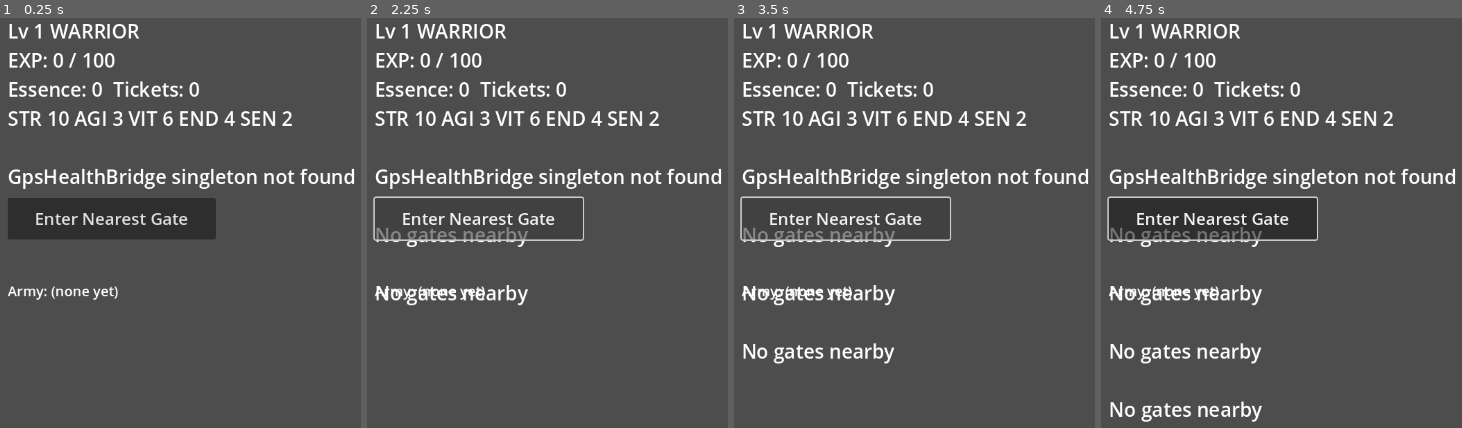
Above: before the commit, frames 1-4 (left to right).
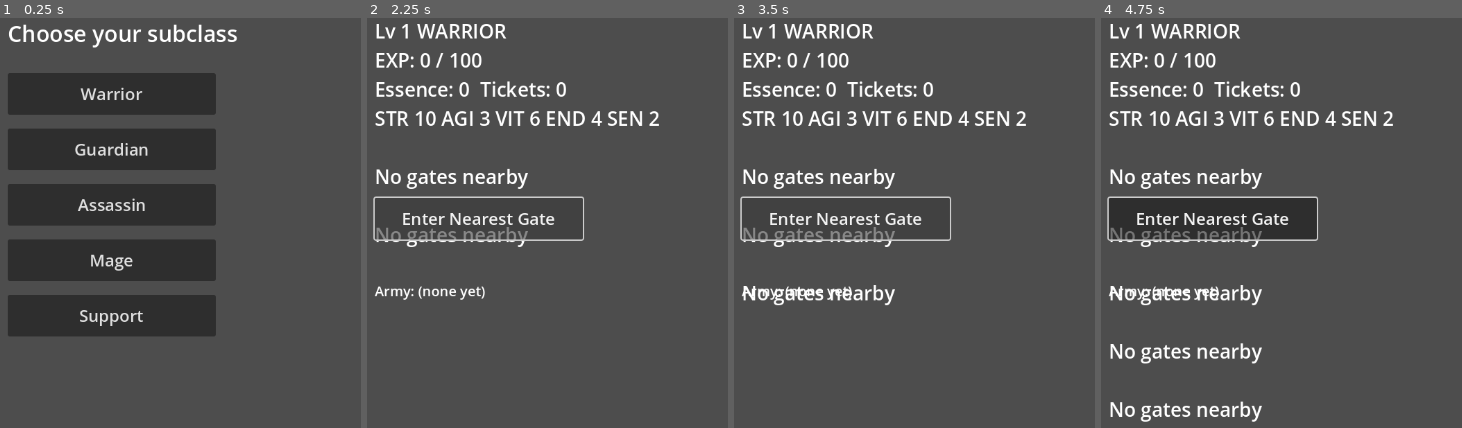
Above: after the commit, the same moments.

Repository: Luke-AI-Developments/HollowHunter
Game: Godot game, scene res://scenes/main.tscn
The game is run twice, just before and just after one commit, with the same random seed, the same clock (stepped at 60 frames per second) and the same inputs.
Inputs (mouse positions are in pixels of both pictures, inside the frame that each line leads up to):
- Up to frame 1 (0.25 s): no input
- Up to frame 2 (2.25 s): click (478, 95) at 0.5 s, where only the run after the commit has a clickable "Warrior"; click "Enter Nearest Gate" at 1.25 s; click "Enter Nearest Gate" at 2 s
- Up to frame 3 (3.5 s): click "Enter Nearest Gate" at 2.75 s
- Up to frame 4 (4.75 s): tap Enter at 3.5 s; move the mouse to (outside the picture) at 3.52 s; hold Shift 3.53-4.25 s; click (outside the picture) at 3.67 s; tap Space at 4.25 s; drag from (1321, 235) to (1440, 305) at 4.27 s

The runs differ from the first frame. In frame 1, 32% of the frame differs, in the area x 2-99%, y 1-78%; in frame 2, 2.4%; in frame 3, 2.5%; in frame 4, 2.2%.

Commit message:
Subclass picker + daily-EXP double-count guard
Double-count guard:
- core/hunter_state.gd: last_exp_date ("YYYY-MM-DD", device-local) +
  has_applied_exp_today()/mark_exp_applied(). Noted a real nuance in the
  comment: the native plugin's readTodaySteps()/readRecentWorkouts() use a
  rolling 24h window, not a calendar day, so this guard stops same-day
  relaunch double-counts but doesn't perfectly line up with that window --
  good enough for v0, not pretending otherwise.
- scenes/main.gd: checks the guard before applying, using
  Time.get_date_string_from_system().

Subclass picker:
- scenes/main.tscn: new SubclassPicker (5 buttons) shown only when no save
  file exists yet; existing UI moved under a GameUI container toggled
  alongside it. Subclass is permanent once chosen (design bible §21) --
  this screen only ever shows once, on a genuinely new hunter.
- scenes/main.gd: _ready() checks FileAccess.file_exists(SaveService.SAVE_PATH)
  to decide picker vs. load-existing. GPS/Health Connect permission
  requests still start immediately either way, so they're ready by the
  time a subclass is picked -- guarded call sites (state == null checks)
  for the case a signal arrives before that.

63/63 tests passing. Confirmed on-device both ways:
- Existing save (predating last_exp_date, defaults to ""): applied once
  more to backfill the field, then a second relaunch correctly logged
  'daily EXP already applied for 2026-08-08, skipping' with the date
  persisted in save.json.
- Deleted the save file to force a fresh install path: picker rendered all
  5 buttons, tapping Assassin created {"subclass":"ASSASSIN","army":[],...},
  and the revealed game UI showed the correct AGI-heavy stat split
  (STR6 AGI10 VIT4 END3 SEN2, summing to exactly 25).

Co-Authored-By: Claude Sonnet 5 <noreply@anthropic.com>

Diff:
--- a/core/hunter_state.gd
+++ b/core/hunter_state.gd
@@ -12,6 +12,11 @@
 var army: Array  ## Array[Dictionary]: {instance_id, monster_id, grade, level}. Class isn't
 ## stored per-shadow -- look it up from monster_id via Content when needed, same as the
 ## design bible's ShadowInstance (don't duplicate content data into save state).
+var last_exp_date: String  ## "YYYY-MM-DD" (device-local calendar date) of the last daily-EXP
+## grant, "" if never. NOTE: the native plugin's readTodaySteps()/readRecentWorkouts() use a
+## rolling 24h window, not a calendar day -- this guard stops same-day relaunch double-counts,
+## but doesn't perfectly line up with that window (e.g. playing at 11pm then 1am still counts
+## as two different calendar days despite mostly-overlapping step data). Good enough for v0.
 
 
 static func new_default(hunter_subclass: String = "WARRIOR") -> HunterState:
@@ -23,7 +28,16 @@
 	s.essence = 0
 	s.gate_tickets = 0
 	s.army = []
+	s.last_exp_date = ""
 	return s
+
+
+func has_applied_exp_today(today: String) -> bool:
+	return last_exp_date == today
+
+
+func mark_exp_applied(today: String) -> void:
+	last_exp_date = today
 
 
 ## Adds a level-1 shadow of the given monster/grade to the army. Pure --
@@ -70,6 +84,7 @@
 		"essence": essence,
 		"gate_tickets": gate_tickets,
 		"army": army,
+		"last_exp_date": last_exp_date,
 	}
 
 
@@ -82,4 +97,5 @@
 	s.essence = int(d.get("essence", 0))
 	s.gate_tickets = int(d.get("gate_tickets", 0))
 	s.army = d.get("army", [])
+	s.last_exp_date = String(d.get("last_exp_date", ""))
 	return s
--- a/scenes/main.gd
+++ b/scenes/main.gd
@@ -1,15 +1,15 @@
 extends Node2D
 
-## Phase 1 steps 3-6: real daily EXP from Health Connect -> level up, a
-## simple map (live GPS position + placeholder gates), gate encounters
-## (3-round clash -> boss CLAIM -> shadow), and an army list with an
-## auto-filled class-slotted squad -- replacing the native-plugin-spike
-## test harness (checkpoints 2-4) with actual game wiring. Subclass is
-## hardcoded to WARRIOR for now -- no picker UI yet (not part of the
-## minimum lovable loop). Simplification: applies today's totals every
-## launch with no "already counted today" guard, so relaunching same-day
-## double-counts EXP -- fine for this phase, flagged rather than silently
-## shipped.
+## Phase 1 steps 3-6 (+ subclass picker, daily-EXP double-count guard): real
+## daily EXP from Health Connect -> level up, a simple map (live GPS
+## position + placeholder gates), gate encounters (3-round clash -> boss
+## CLAIM -> shadow), and an army list with an auto-filled class-slotted
+## squad -- replacing the native-plugin-spike test harness (checkpoints
+## 2-4) with actual game wiring. GPS/Health Connect permission requests
+## start immediately regardless of the picker, so they're ready by the
+## time a subclass is chosen.
+
+const CLASSES := ["WARRIOR", "GUARDIAN", "ASSASSIN", "MAGE", "SUPPORT"]
 
 var bridge: Object
 var state: HunterState
@@ -18,18 +18,22 @@
 var _workouts_json: String = ""
 var _health_applied := false
 
-@onready var label: Label = $Label
-@onready var map_view: MapView = $MapView
-@onready var enter_gate_button: Button = $EnterGateButton
-@onready var army_label: Label = $ArmyLabel
+@onready var subclass_picker: Node2D = $SubclassPicker
+@onready var game_ui: Node2D = $GameUI
+@onready var label: Label = $GameUI/Label
+@onready var map_view: MapView = $GameUI/MapView
+@onready var enter_gate_button: Button = $GameUI/EnterGateButton
+@onready var army_label: Label = $GameUI/ArmyLabel
 
 
 func _ready() -> void:
-	state = SaveService.load_or_create("WARRIOR")
 	_monsters = Content.load_monsters()
-	_refresh_label()
-	_refresh_army_label()
-	enter_gate_button.pressed.connect(_on_enter_gate_pressed)
+
+	if FileAccess.file_exists(SaveService.SAVE_PATH):
+		state = SaveService.load_or_create()
+		_start_game()
+	else:
+		_show_subclass_picker()
 
 	if not Engine.has_singleton("GpsHealthBridge"):
 		label.text += "\n\nGpsHealthBridge singleton not found"
@@ -47,6 +51,30 @@
 	bridge.checkHealthConnectAvailable()
 
 
+## The subclass is permanent once picked (design bible §21) -- this screen
+## only shows for a genuinely new hunter (no save file yet), never again.
+func _show_subclass_picker() -> void:
+	subclass_picker.visible = true
+	game_ui.visible = false
+	for clazz in CLASSES:
+		var button: Button = subclass_picker.get_node("%sButton" % clazz.capitalize())
+		button.pressed.connect(_on_subclass_chosen.bind(clazz))
+
+
+func _on_subclass_chosen(subclass: String) -> void:
+	state = SaveService.load_or_create(subclass)
+	subclass_picker.visible = false
+	game_ui.visible = true
+	_start_game()
+
+
+func _start_game() -> void:
+	_refresh_label()
+	_refresh_army_label()
+	if not enter_gate_button.pressed.is_connected(_on_enter_gate_pressed):
+		enter_gate_button.pressed.connect(_on_enter_gate_pressed)
+
+
 func _on_location_permission_result(granted: bool) -> void:
 	if granted:
 		bridge.startLocationUpdates()
@@ -55,6 +83,8 @@
 
 
 func _on_location_update(lat: float, lon: float, _accuracy: float, _timestamp_ms: int) -> void:
+	if state == null:
+		return  # subclass not chosen yet
 	map_view.show_position(lat, lon, state.level)
 
 
@@ -86,14 +116,22 @@
 ## Both signals arrive independently and in either order; wait for both
 ## (steps defaults to the never-real -1, workouts_result is always at least
 ## the 2-char "[]" so an empty string means "not arrived yet") before
-## computing EXP once.
+## computing EXP once. Also waits on `state` existing (subclass not chosen
+## yet on a fresh install) and on HunterState's own has_applied_exp_today()
+## guard, so relaunching same calendar day no longer double-counts.
 func _maybe_apply_daily_exp() -> void:
-	if _health_applied or _steps < 0 or _workouts_json.is_empty():
+	if state == null or _health_applied or _steps < 0 or _workouts_json.is_empty():
 		return
 	_health_applied = true
+
+	var today := Time.get_date_string_from_system()
+	if state.has_applied_exp_today(today):
+		print("PHASE1: daily EXP already applied for %s, skipping" % today)
+		return
 
 	var exp := DailyExp.exp_for_today(_steps, _workouts_json, state.subclass)
 	var levels_gained := state.add_exp(exp)
+	state.mark_exp_applied(today)
 	SaveService.save(state)
 	_refresh_label()
 	if levels_gained > 0:
--- a/scenes/main.tscn
+++ b/scenes/main.tscn
@@ -6,7 +6,60 @@
 [node name="Main" type="Node2D"]
 script = ExtResource("1")
 
-[node name="Label" type="Label" parent="."]
+[node name="SubclassPicker" type="Node2D" parent="."]
+
+[node name="TitleLabel" type="Label" parent="SubclassPicker"]
+offset_left = 40.0
+offset_top = 40.0
+offset_right = 700.0
+offset_bottom = 100.0
+theme_override_font_sizes/font_size = 32
+text = "Choose your subclass"
+
+[node name="WarriorButton" type="Button" parent="SubclassPicker"]
+offset_left = 40.0
+offset_top = 120.0
+offset_right = 340.0
+offset_bottom = 180.0
+theme_override_font_sizes/font_size = 24
+text = "Warrior"
+
+[node name="GuardianButton" type="Button" parent="SubclassPicker"]
+offset_left = 40.0
+offset_top = 200.0
+offset_right = 340.0
+offset_bottom = 260.0
+theme_override_font_sizes/font_size = 24
+text = "Guardian"
+
+[node name="AssassinButton" type="Button" parent="SubclassPicker"]
+offset_left = 40.0
+offset_top = 280.0
+offset_right = 340.0
+offset_bottom = 340.0
+theme_override_font_sizes/font_size = 24
+text = "Assassin"
+
+[node name="MageButton" type="Button" parent="SubclassPicker"]
+offset_left = 40.0
+offset_top = 360.0
+offset_right = 340.0
+offset_bottom = 420.0
+theme_override_font_sizes/font_size = 24
+text = "Mage"
+
+[node name="SupportButton" type="Button" parent="SubclassPicker"]
+offset_left = 40.0
+offset_top = 440.0
+offset_right = 340.0
+offset_bottom = 500.0
+theme_override_font_sizes/font_size = 24
+text = "Support"
+
+[node name="GameUI" type="Node2D" parent="."]
+visible = false
+
+[node name="Label" type="Label" parent="GameUI"]
 offset_left = 40.0
 offset_top = 40.0
 offset_right = 700.0
@@ -14,11 +67,11 @@
 theme_override_font_sizes/font_size = 28
 text = "Waiting for location..."
 
-[node name="MapView" type="Node2D" parent="."]
+[node name="MapView" type="Node2D" parent="GameUI"]
 position = Vector2(1700, 540)
 script = ExtResource("2")
 
-[node name="EnterGateButton" type="Button" parent="."]
+[node name="EnterGateButton" type="Button" parent="GameUI"]
 offset_left = 40.0
 offset_top = 300.0
 offset_right = 340.0
@@ -26,7 +79,7 @@
 theme_override_font_sizes/font_size = 24
 text = "Enter Nearest Gate"
 
-[node name="ArmyLabel" type="Label" parent="."]
+[node name="ArmyLabel" type="Label" parent="GameUI"]
 offset_left = 40.0
 offset_top = 420.0
 offset_right = 900.0
--- a/tests/unit/test_hunter_state.gd
+++ b/tests/unit/test_hunter_state.gd
@@ -100,3 +100,29 @@
 	var restored := HunterState.from_dict(s.to_dict())
 	assert_eq(restored.army.size(), 2)
 	assert_eq(restored.army[0]["monster_id"], "mon_ashen_warden")
+
+
+func test_new_default_has_never_applied_exp() -> void:
+	var s := HunterState.new_default("WARRIOR")
+	assert_eq(s.last_exp_date, "")
+	assert_false(s.has_applied_exp_today("2026-08-08"))
+
+
+func test_mark_exp_applied_then_has_applied_true_for_same_date() -> void:
+	var s := HunterState.new_default("WARRIOR")
+	s.mark_exp_applied("2026-08-08")
+	assert_true(s.has_applied_exp_today("2026-08-08"))
+
+
+func test_mark_exp_applied_still_false_for_a_different_date() -> void:
+	var s := HunterState.new_default("WARRIOR")
+	s.mark_exp_applied("2026-08-08")
+	assert_false(s.has_applied_exp_today("2026-08-09"))
+
+
+func test_last_exp_date_round_trips_through_dict() -> void:
+	var s := HunterState.new_default("WARRIOR")
+	s.mark_exp_applied("2026-08-08")
+	var restored := HunterState.from_dict(s.to_dict())
+	assert_eq(restored.last_exp_date, "2026-08-08")
+	assert_true(restored.has_applied_exp_today("2026-08-08"))
